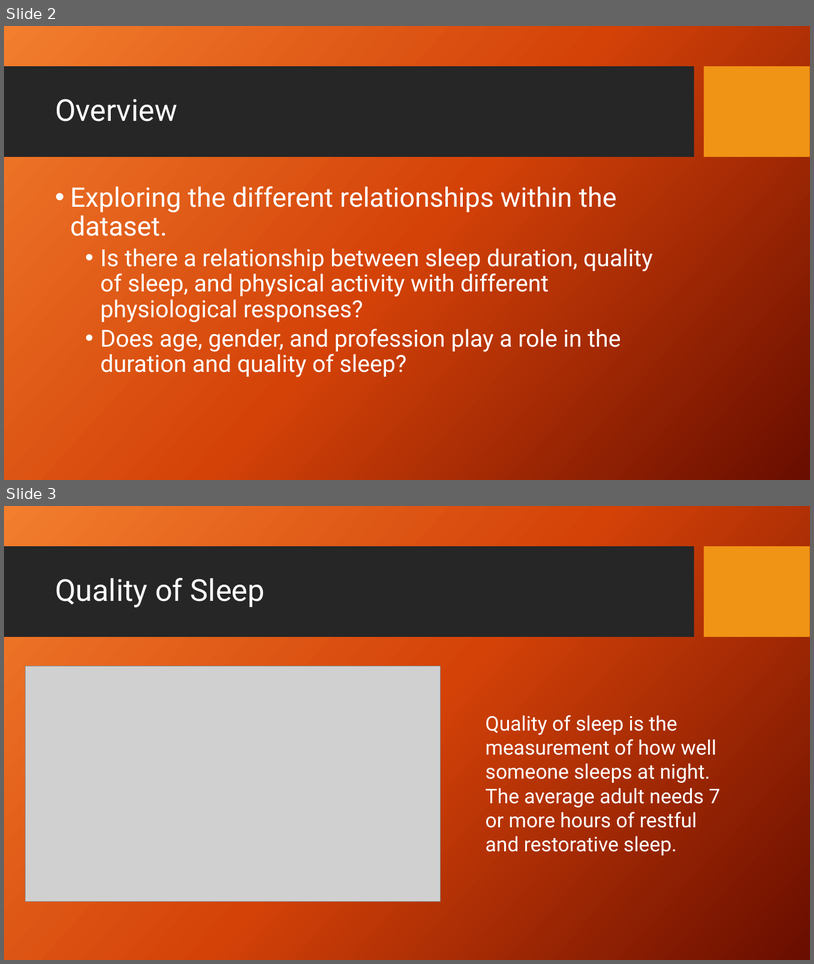
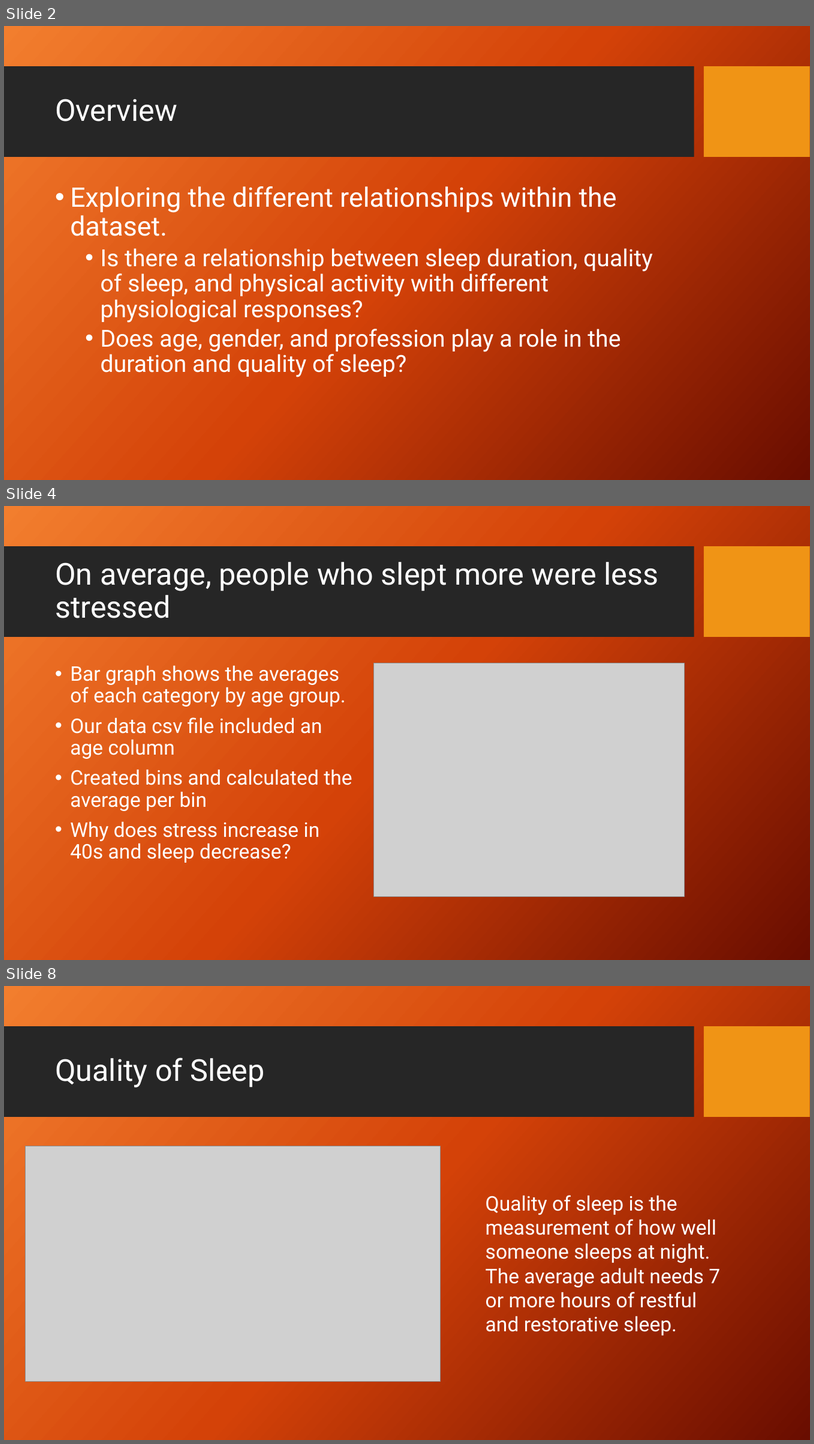
Before and after one commit to jaredsletto/Project_1, a slide deck: Project 1 - Sleep Project.pptx. Shown one above the other, each under a label of ours: slides 2 and 3 before the commit, slides 2, 4 and 8 after it; the slides between them are not shown. The pictures are 814x964 and 814x1444 pixels, drawn with LibreOffice and Linux fonts; fonts in the diff are those of the drawing; grey boxes stand for pictures; background and template pictures are left out. Boxes give left, top, right and bottom in pixels: in the first picture for what was removed or moved away, otherwise in the second. Text is boxed around its words. In the diff, an @@ line names an element or a change of style, - is before the commit and + after.

```diff
--- a/Project 1 - Sleep Project.pptx
+++ b/Project 1 - Sleep Project.pptx
@@ slide 4 added at (4,506,810,960), background picture (left out); not listed: 2 template elements that a slide beside it also shows @@
@@ title added at (55,562,659,618), 36 pt, text #FFFFFF @@
+On average, people who slept more were less stressed
@@ text added at (70,665,352,862), 24 pt, text #FFFFFF @@
+• Bar graph shows the averages of each category by age group.
+• Our data csv file included an age column
+• Created bins and calculated the average per bin
+• Why does stress increase in 40s and sleep decrease?
@@ picture added at (374,663,685,897) @@
@@ what was slide 3 is now slide 8 @@
```
Also in this commit, not shown: 4 other slides added.
